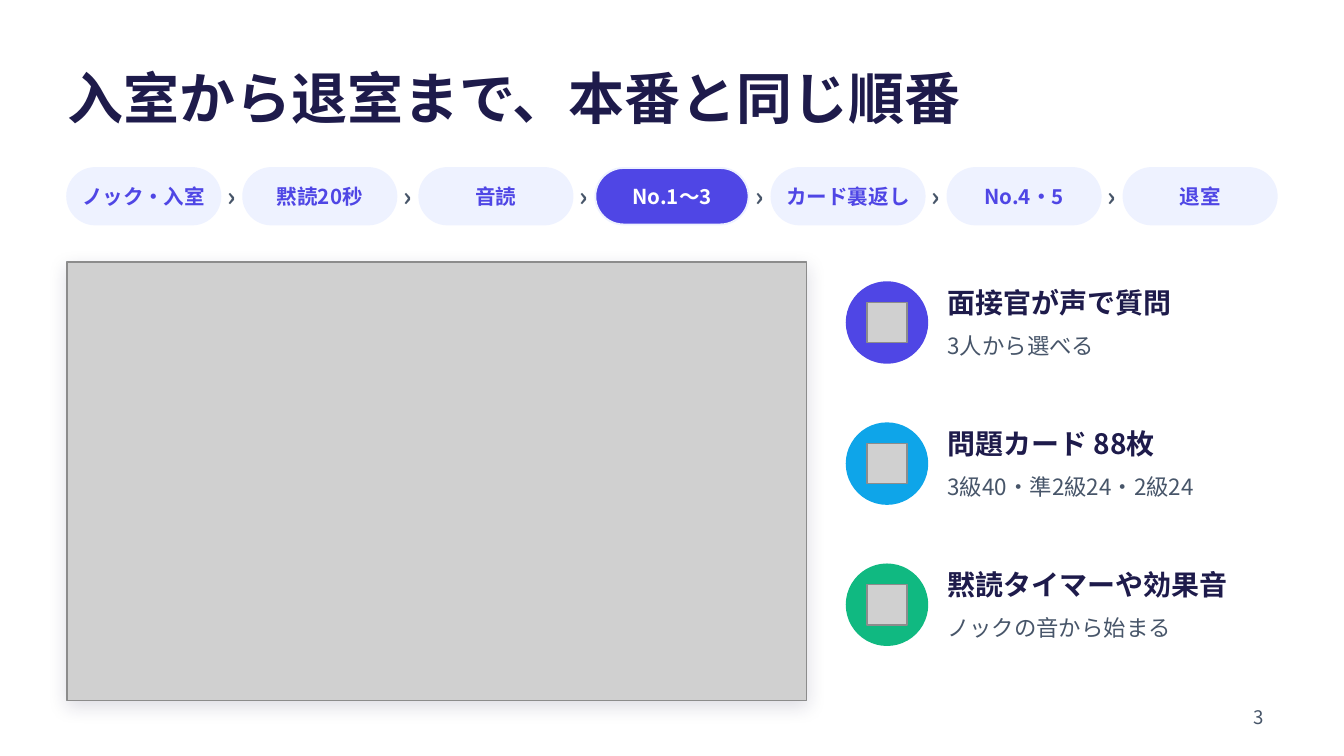
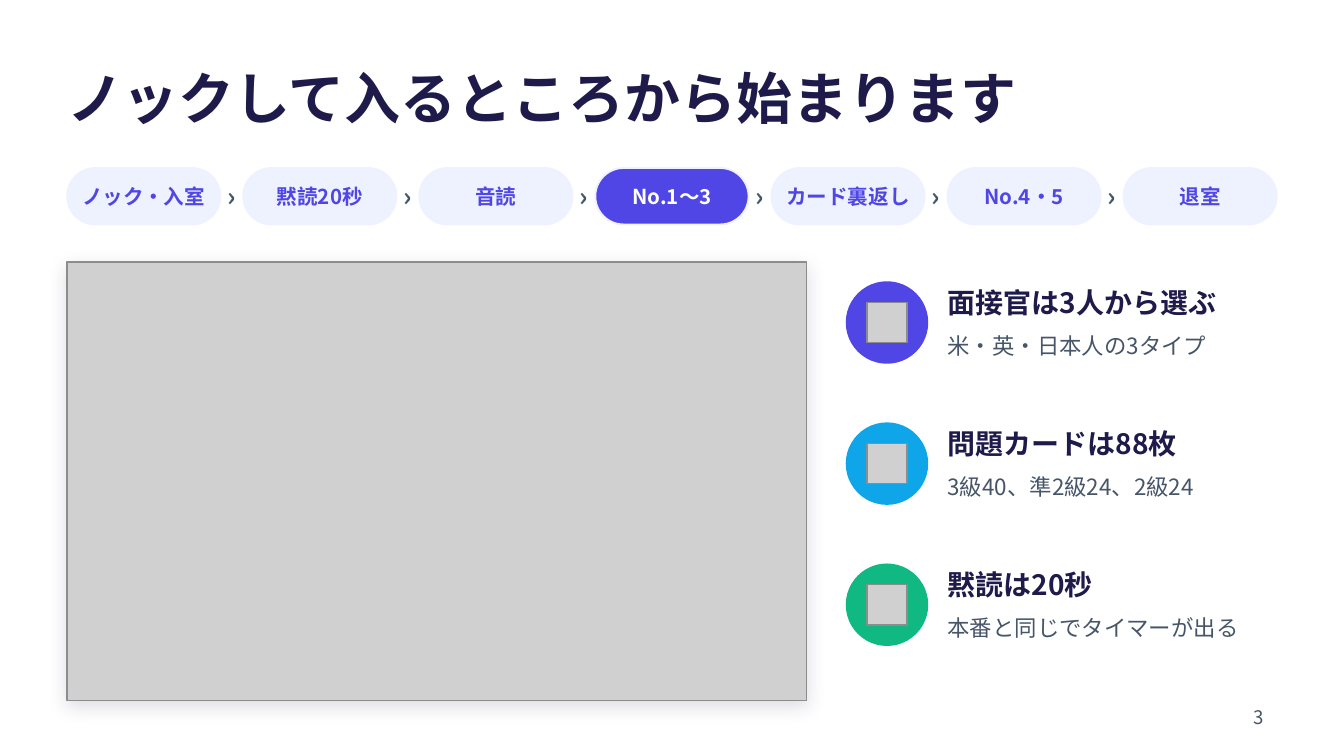
Before and after one commit to ohru131/eiken3r, a slide deck: slide 3 of docs/lt/eiken-interview-lt.pptx. Drawn at 1344x756 pixels with LibreOffice and Linux fonts; fonts in the diff are those of the drawing; grey boxes stand for pictures. Boxes give left, top, right and bottom in pixels: in the first picture for what was removed or moved away, otherwise in the second. Text is boxed around its words. In the diff, an @@ line names an element or a change of style, - is before the commit and + after.

```diff
--- a/docs/lt/eiken-interview-lt.pptx
+++ b/docs/lt/eiken-interview-lt.pptx
@@ title at [67, 71, 1016, 124]: text changed @@
-入室から退室まで、本番と同じ順番
+ノックして入るところから始まります
@@ text at [948, 289, 1216, 316]: text changed @@
-面接官が声で質問
+面接官は3人から選ぶ
@@ text at [948, 335, 1207, 356]: text changed @@
-3人から選べる
+米・英・日本人の3タイプ
@@ text at [948, 430, 1177, 457]: text changed @@
-問題カード 88枚
+問題カードは88枚
@@ text at [948, 476, 1194, 497]: text changed @@
-3級40・準2級24・2級24
+3級40、準2級24、2級24
@@ text at [948, 571, 1093, 598]: text changed @@
-黙読タイマーや効果音
+黙読は20秒
@@ text at [948, 617, 1239, 638]: text changed @@
-ノックの音から始まる
+本番と同じでタイマーが出る
```
Also in this commit, not shown: 8 other slides changed.
